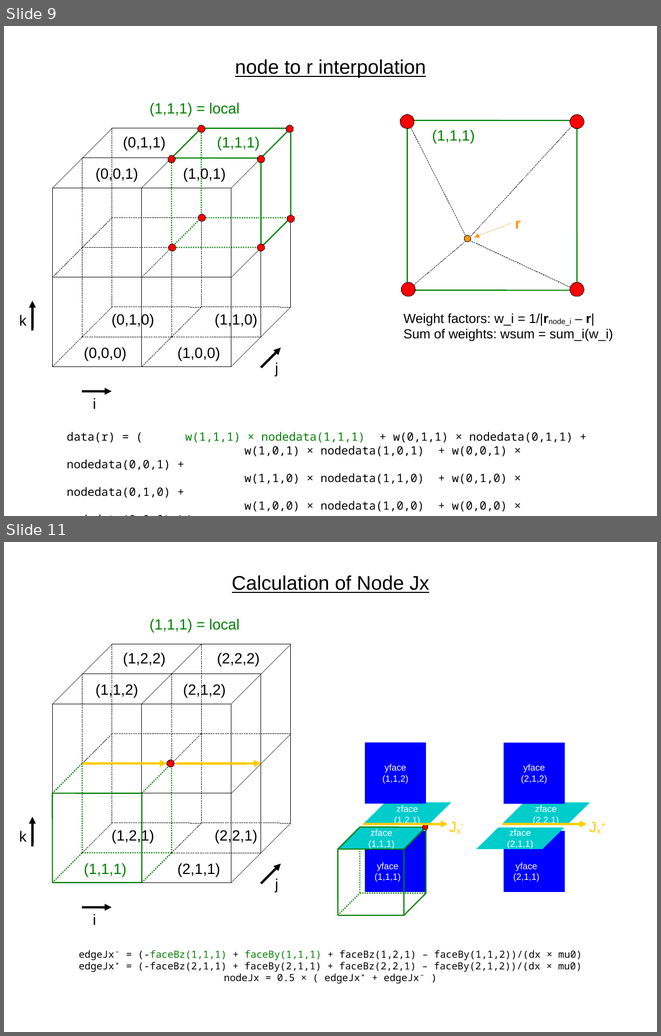
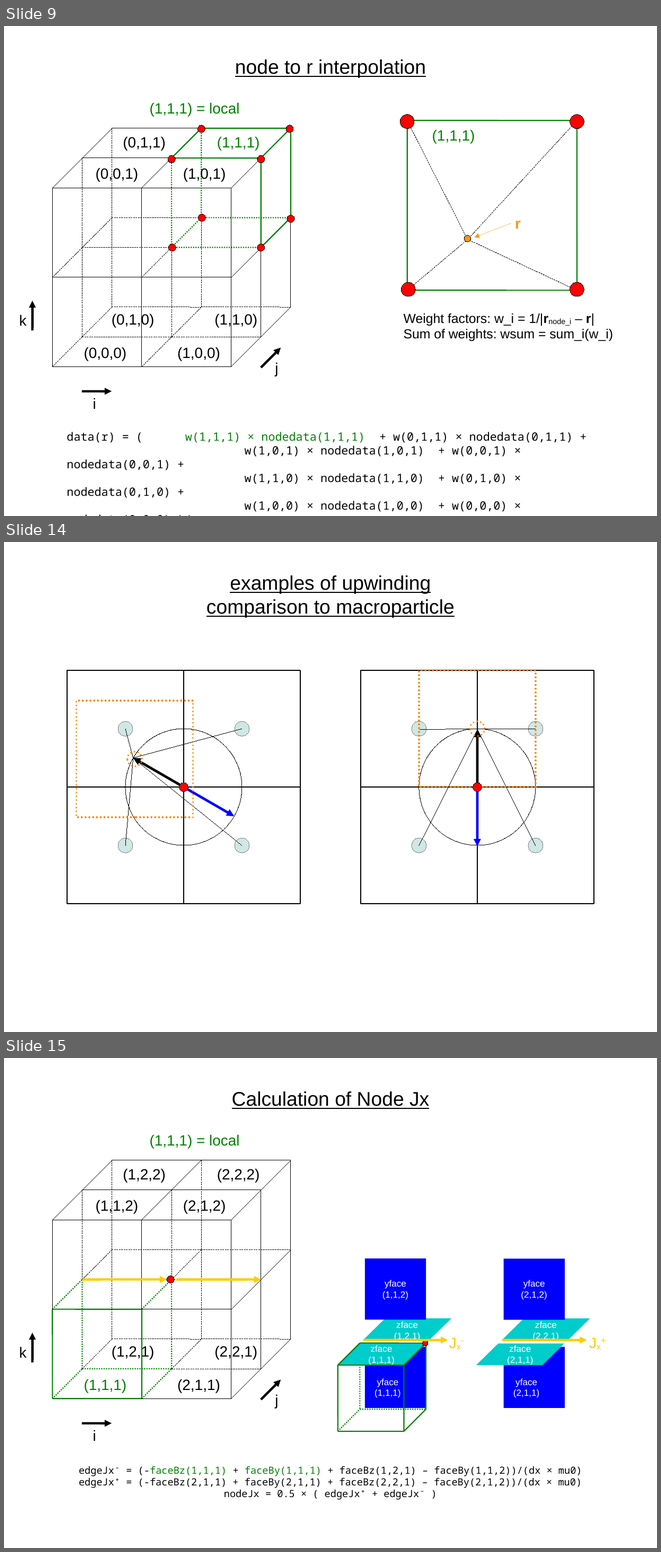
Before and after one commit to fmihpc/rhybrid, a slide deck: doc/cell_indexing.odp. Shown one above the other, each under a label of ours: slides 9 and 11 before the commit, slides 9, 14 and 15 after it; the slides between them are not shown. The pictures are 661x1036 and 661x1552 pixels, drawn with LibreOffice and Linux fonts; fonts in the diff are those of the drawing. Boxes give left, top, right and bottom in pixels: in the first picture for what was removed or moved away, otherwise in the second. Text is boxed around its words. In the diff, an @@ line names an element or a change of style, - is before the commit and + after.

Commit message:
upwinding examples

```diff
--- a/doc/cell_indexing.odp
+++ b/doc/cell_indexing.odp
@@ slide 14 added at (4,542,657,1032), background #FFFFFF @@
@@ text added at (206,575,454,618), 24 pt, text #000000, underline @@
+examples of upwinding
+comparison to macroparticle
@@ rectangle added at (420,671,536,787), outline #FF8000 2.3 pt dashed @@
@@ rectangle added at (76,701,193,818), outline #FF8000 2.3 pt dashed @@
@@ ellipse added at (125,729,242,845), outline #000000 0 pt @@
@@ line added from (125, 729) to (133, 758), #000000 0 pt @@
@@ line added from (242, 729) to (133, 758), #000000 0 pt @@
@@ group added at (67,671,300,903): 4 rectangles, 4 ellipses @@
@@ ellipse added at (420,729,536,845), outline #000000 0 pt @@
@@ line added from (420, 845) to (477, 730), #000000 0 pt @@
@@ line added from (420, 730) to (477, 729), #000000 0 pt @@
@@ ellipse added at (470,721,485,736), outline #FF8000 2.3 pt dashed @@
@@ line added from (536, 729) to (477, 729), #000000 0 pt @@
@@ line added from (536, 845) to (477, 729), #000000 0 pt @@
@@ arrow added from (477, 788) to (477, 730), #000000 3 pt @@
@@ group added at (361,671,594,903): 4 rectangles, 4 ellipses @@
@@ line added from (125, 845) to (133, 758), #000000 0 pt @@
@@ ellipse added at (127,752,142,767), outline #FF8000 2.3 pt dashed @@
@@ line added from (242, 845) to (133, 758), #000000 0 pt @@
@@ arrow added from (184, 787) to (133, 758), #000000 3 pt @@
@@ ellipse added at (179,783,188,792), fill #FF0000, outline #000000 0 pt @@
@@ arrow added from (184, 787) to (235, 817), #0000FF 3 pt @@
@@ ellipse added at (473,783,482,792), fill #FF0000, outline #000000 0 pt @@
@@ arrow added from (477, 788) to (477, 846), #0000FF 3 pt @@
@@ what was slide 11 is now slide 15 @@
```
Also in this commit, not shown: 1 slide changed, 3 other slides added, 1 other file.
